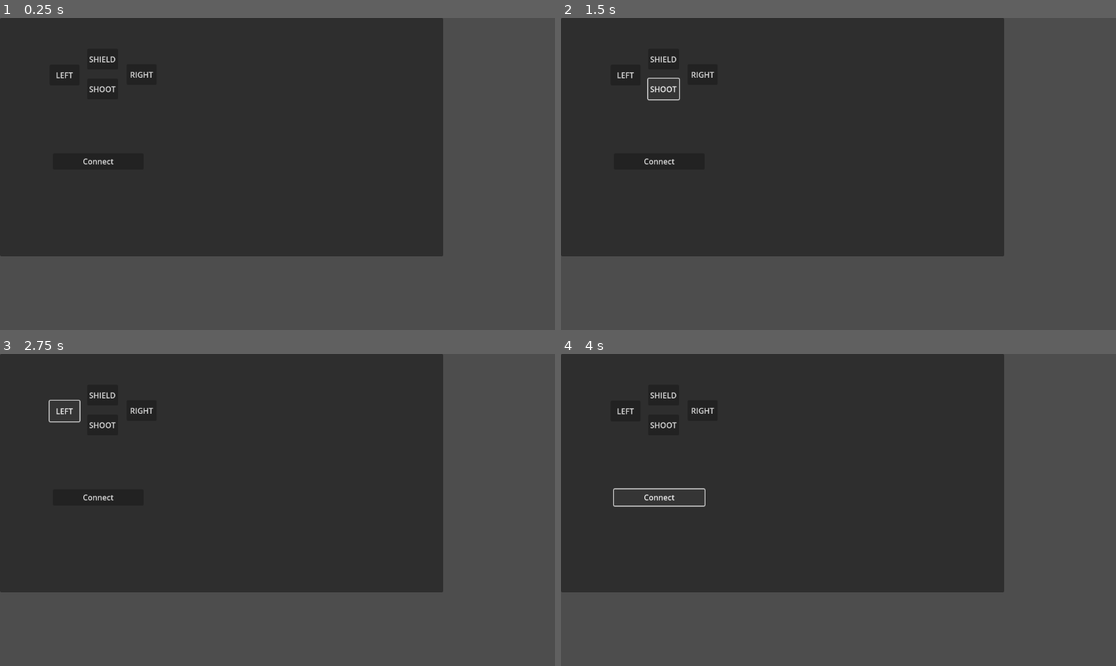
Above: before the commit, frames 1-4 (two rows, left to right).
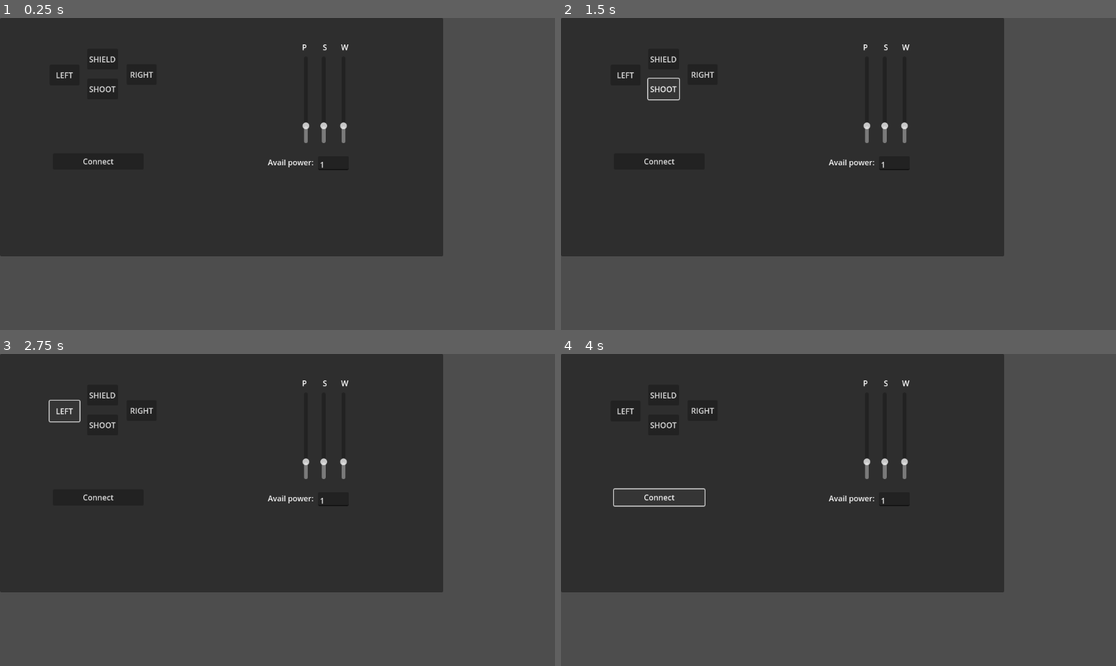
Above: after the commit, the same moments.

Repository: paralinguist/Space-Godot-Demo-Client
Game: Godot game, scene res://space_client.tscn
Two runs of this game, one before a commit and one after it. Both use one fixed random seed, a clock stepped at 60 frames per second and the inputs below.
Inputs:
- Up to frame 1 (0.25 s): no input
- Up to frame 2 (1.5 s): click "SHIELD" at 0.5 s; click "SHOOT" at 1.25 s
- Up to frame 3 (2.75 s): click "LEFT" at 2 s
- Up to frame 4 (4 s): click "RIGHT" at 2.75 s; click "Connect" at 3.5 s

The runs differ from the first frame. In frame 1, 0.3% of the frame differs, in the area x 48-63%, y 8-49%; in frame 2, 0.3%; in frame 3, 0.3%; in frame 4, 0.3%.

Commit message:
API Script Built
Godot Clients can now add the space_api.gd file as a global to their project. Much cleaner.

Demo also includes power management.

Diff:
--- a/project.godot
+++ b/project.godot
@@ -14,3 +14,7 @@
 run/main_scene="res://space_client.tscn"
 config/features=PackedStringArray("4.5", "Forward Plus")
 config/icon="res://icon.svg"
+
+[autoload]
+
+SpaceApi="*res://space_api.gd"
--- /dev/null
+++ b/space_api.gd
@@ -0,0 +1,95 @@
+extends Node
+
+var socket := WebSocketPeer.new()
+
+var host := "ws://localhost:9876"
+var port := "9876"
+var api_version = "0.91"
+var client_type = "godot"
+var role = "weapons"
+var team = "tech"
+
+var ship = { "total_power" : 4,
+		 "available_power" : 1,
+		 "pilot_power" : 1,
+		 "science_power" : 1,
+		 "weapon_power" : 1,
+		 "shield" : 0
+	}
+
+var connected := false
+
+# Called every frame. 'delta' is the elapsed time since the previous frame.
+func _process(_delta: float) -> void:
+	socket.poll()
+
+	if socket.get_ready_state() == WebSocketPeer.STATE_OPEN:
+		while socket.get_available_packet_count():
+			var server_message = socket.get_packet().get_string_from_ascii()
+			var server_response = JSON.new()
+			if server_response.parse(server_message) == OK:
+				var response = server_response.data
+				if response["type"] == "status":
+					update_ship_status(response["data"])
+
+func update_ship_status(status):
+	ship["total_power"] = status["total_power"]
+	ship["available_power"] = status["available_power"]
+	ship["pilot_power"] = status["pilot_power"]
+	ship["science_power"] = status["science_power"]
+	ship["weapon_power"] = status["weapon_power"]
+	ship["shield"] = status["shield"]
+	ship["hp"] = status["hp"]
+
+func log_message(message: String) -> void:
+	var time := "%s | " % Time.get_time_string_from_system()
+	print(time + message)
+
+func _exit_tree() -> void:
+	socket.close()
+
+func server_connect(_host, _role, _team):
+	host = _host
+	role = _role
+	team = _team
+	var websocket_url : String = "ws://"+host+":"+port
+	if socket.connect_to_url(websocket_url) != OK:
+		log_message("Unable to connect.")
+		set_process(false)
+	else:
+		var state = socket.get_ready_state()
+
+		while state == WebSocketPeer.STATE_CONNECTING:
+			state = socket.get_ready_state()
+			socket.poll()
+		connected = true
+		var instruction = {"action":"join"}
+		send_instruction(instruction)
+		print("Connected!")
+
+#Adds a single shield
+func add_shield() -> void:
+	var instruction = {"action":"shield"}
+	send_instruction(instruction)
+
+#Shoots selected module target weapon
+func shoot(target : int) -> void:
+	var instruction = {"action":"shoot", "weapon_id":target}
+	send_instruction(instruction)
+
+#Moves one space in direction
+func move(direction : String) -> void:
+	var instruction = {"action":"move", "direction":direction}
+	send_instruction(instruction)
+
+#Moves power up or down for a target module. Enforced by server.
+func power(direction, target):
+	var instruction = {"action":"power", "direction":direction, "target":target}
+	send_instruction(instruction)
+
+func send_instruction(instruction: Dictionary):
+	#socket.put_packet(message.to_utf8_buffer())
+	instruction["role"] = role
+	instruction["team"] = team
+	instruction["version"] = api_version
+	socket.send_text(JSON.stringify(instruction))
--- a/space_client.gd
+++ b/space_client.gd
@@ -1,79 +1,64 @@
 extends Node2D
-
-## The URL we will connect to.
-var websocket_url := "ws://localhost:9876"
-var api_version = "0.91"
-var client_type = "godot"
-var role = "weapons"
-var team = "techn"
 
 var socket := WebSocketPeer.new()
 
-var connected := false
-
-func log_message(message: String) -> void:
-	var time := "%s | " % Time.get_time_string_from_system()
-	print(time + message)
+#Change these variables as needed
+var server_ip := "127.0.0.1"
+var role := "weapons"
+var team := "tech"
 
 func _ready() -> void:
 	pass
 
 func _process(_delta: float) -> void:
-	socket.poll()
-
-	if socket.get_ready_state() == WebSocketPeer.STATE_OPEN:
-		while socket.get_available_packet_count():
-			var server_message = socket.get_packet().get_string_from_ascii()
-			var server_response = JSON.new()
-			if server_response.parse(server_message) == OK:
-				var response = server_response.data
-				if response["type"] == "status":
-					log_message("Here is the ship status: ")
-					print(response["data"])
+	if str(SpaceApi.ship["available_power"]) != $Panel/TextAvailablePower.text:
+		$Panel/PilotPower.value = SpaceApi.ship["pilot_power"]
+		$Panel/SciencePower.value = SpaceApi.ship["science_power"]
+		$Panel/WeaponsPower.value = SpaceApi.ship["weapon_power"]
+		$Panel/TextAvailablePower.text = str(SpaceApi.ship["available_power"])
 
 func _exit_tree() -> void:
 	socket.close()
 
-func _on_button_pressed() -> void:
-	if socket.connect_to_url(websocket_url) != OK:
-		log_message("Unable to connect.")
-		set_process(false)
+func _on_connect_pressed() -> void:
+	SpaceApi.server_connect(server_ip, role, team)
+
+func _on_up_button_pressed() -> void:
+	SpaceApi.add_shield()
+
+#Shoots five every time. I sure hope five is a weapon!
+func _on_down_button_button_down() -> void:
+	SpaceApi.shoot(5)
+
+func _on_left_button_pressed() -> void:
+	SpaceApi.move("left")
+
+func _on_right_button_pressed() -> void:
+	SpaceApi.move("right")
+
+#The following two functions allow for power levels to be adjusted according
+#To the rules. These aren't elegant, but they work.
+func _on_pilot_power_value_changed(value: float) -> void:
+	if SpaceApi.ship["pilot_power"] < value and int($Panel/TextAvailablePower.text) >= 1:
+		SpaceApi.power("up", "pilot")
+	elif SpaceApi.ship["pilot_power"] > value:
+		SpaceApi.power("down", "pilot")
 	else:
-		var state = socket.get_ready_state()
+		$Panel/PilotPower.value = SpaceApi.ship["pilot_power"]
 
-		while state == WebSocketPeer.STATE_CONNECTING:
-			state = socket.get_ready_state()
-			socket.poll()
-		connected = true
-		#initial connection string - sub "lockpick" for selected role
-		var instruction = {"action":"join"}
-		send(instruction)
-		print("Connected!")
-
-func send(instruction: Dictionary):
-	#socket.put_packet(message.to_utf8_buffer())
-	instruction["role"] = role
-	instruction["team"] = team
-	instruction["version"] = api_version
-	socket.send_text(JSON.stringify(instruction))
+func _on_science_power_value_changed(value: float) -> void:
+	if SpaceApi.ship["science_power"] < value and int($Panel/TextAvailablePower.text) >= 1:
+		SpaceApi.power("up", "science")
+	elif SpaceApi.ship["science_power"] > value:
+		SpaceApi.power("down", "science")
+	else:
+		$Panel/SciencePower.value = SpaceApi.ship["science_power"]
 
 
-
-func _on_up_button_pressed() -> void:
-	var instruction = {"action":"shield"}
-	send(instruction)
-
-
-func _on_down_button_button_down() -> void:
-	var instruction = {"action":"shoot", "weapon_id":"5"}
-	send(instruction)
-
-
-func _on_left_button_pressed() -> void:
-	var instruction = {"action":"move", "direction":"left"}
-	send(instruction)
-
-
-func _on_right_button_pressed() -> void:
-	var instruction = {"action":"move", "direction":"right"}
-	send(instruction)
+func _on_weapons_power_value_changed(value: float) -> void:
+	if SpaceApi.ship["weapon_power"] < value and int($Panel/TextAvailablePower.text) >= 1:
+		SpaceApi.power("up", "weapons")
+	elif SpaceApi.ship["weapon_power"] > value:
+		SpaceApi.power("down", "weapons")
+	else:
+		$Panel/WeaponsPower.value = SpaceApi.ship["weapon_power"]
--- a/space_client.tscn
+++ b/space_client.tscn
@@ -9,7 +9,7 @@
 offset_right = 920.0
 offset_bottom = 495.0
 
-[node name="UpButton" type="Button" parent="Panel"]
+[node name="ShieldButton" type="Button" parent="Panel"]
 layout_mode = 0
 offset_left = 181.0
 offset_top = 64.0
@@ -17,7 +17,7 @@
 offset_bottom = 107.0
 text = "SHIELD"
 
-[node name="DownButton" type="Button" parent="Panel"]
+[node name="ShootButton" type="Button" parent="Panel"]
 layout_mode = 0
 offset_left = 181.0
 offset_top = 126.0
@@ -41,7 +41,7 @@
 offset_bottom = 139.0
 text = "RIGHT"
 
-[node name="Button" type="Button" parent="Panel"]
+[node name="ConnectButton" type="Button" parent="Panel"]
 layout_mode = 0
 offset_left = 110.0
 offset_top = 281.0
@@ -49,8 +49,58 @@
 offset_bottom = 315.0
 text = "Connect"
 
-[connection signal="pressed" from="Panel/UpButton" to="." method="_on_up_button_pressed"]
-[connection signal="button_down" from="Panel/DownButton" to="." method="_on_down_button_button_down"]
+[node name="PilotPower" type="VSlider" parent="Panel"]
+layout_mode = 0
+offset_left = 618.0
+offset_top = 80.0
+offset_right = 652.0
+offset_bottom = 260.0
+max_value = 6.0
+
+[node name="SciencePower" type="VSlider" parent="Panel"]
+layout_mode = 0
+offset_left = 655.0
+offset_top = 80.0
+offset_right = 689.0
+offset_bottom = 260.0
+max_value = 6.0
+
+[node name="WeaponsPower" type="VSlider" parent="Panel"]
+layout_mode = 0
+offset_left = 696.0
+offset_top = 80.0
+offset_right = 730.0
+offset_bottom = 260.0
+max_value = 6.0
+
+[node name="LabelAvailablePower" type="Label" parent="Panel"]
+layout_mode = 0
+offset_left = 556.0
+offset_top = 288.0
+offset_right = 651.0
+offset_bottom = 311.0
+text = "Avail power:"
+
+[node name="LabelModules" type="Label" parent="Panel"]
+layout_mode = 0
+offset_left = 627.0
+offset_top = 49.0
+offset_right = 722.0
+offset_bottom = 72.0
+text = "P        S       W"
+
+[node name="TextAvailablePower" type="TextEdit" parent="Panel"]
+layout_mode = 0
+offset_left = 660.0
+offset_top = 287.0
+offset_right = 724.0
+offset_bottom = 316.0
+
+[connection signal="pressed" from="Panel/ShieldButton" to="." method="_on_up_button_pressed"]
+[connection signal="button_down" from="Panel/ShootButton" to="." method="_on_down_button_button_down"]
 [connection signal="pressed" from="Panel/LeftButton" to="." method="_on_left_button_pressed"]
 [connection signal="pressed" from="Panel/RightButton" to="." method="_on_right_button_pressed"]
-[connection signal="pressed" from="Panel/Button" to="." method="_on_button_pressed"]
+[connection signal="pressed" from="Panel/ConnectButton" to="." method="_on_connect_pressed"]
+[connection signal="value_changed" from="Panel/PilotPower" to="." method="_on_pilot_power_value_changed"]
+[connection signal="value_changed" from="Panel/SciencePower" to="." method="_on_science_power_value_changed"]
+[connection signal="value_changed" from="Panel/WeaponsPower" to="." method="_on_weapons_power_value_changed"]
Not shown, added: space_api.gd.uid
